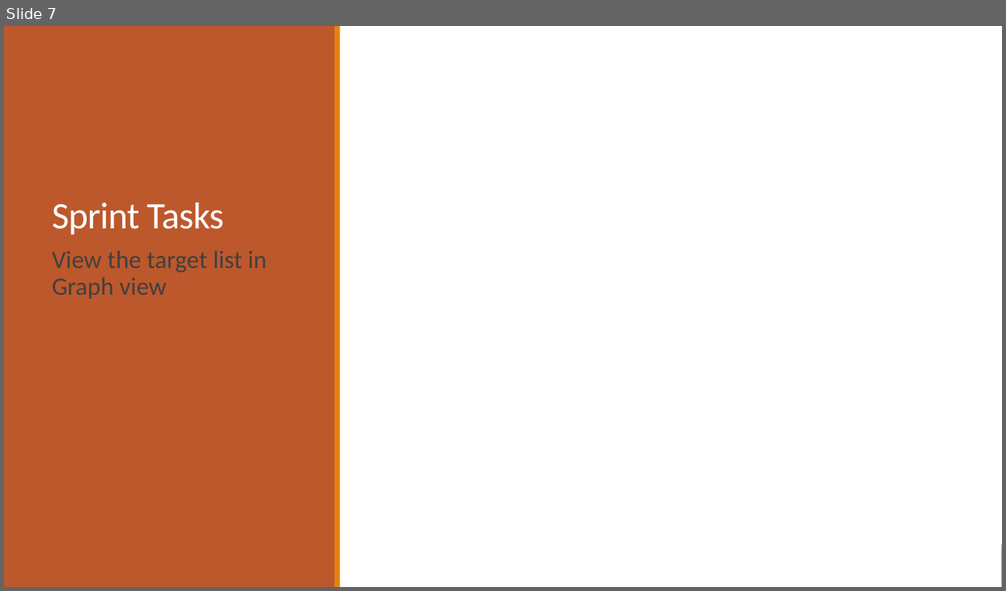
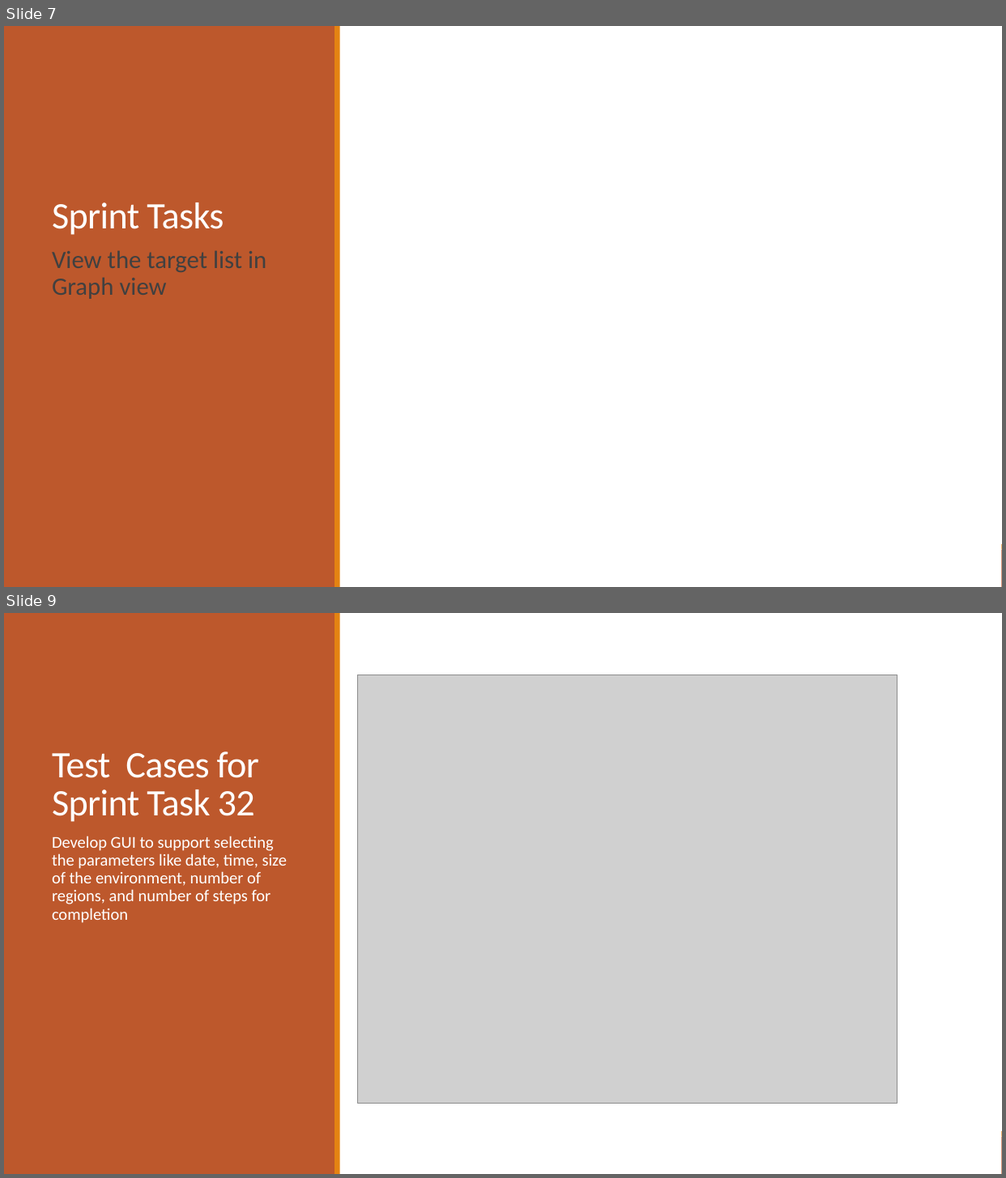
Before and after one commit to 2012215434/CS744, a slide deck: documents/set5/Presentation5.pptx. Shown one above the other, each under a label of ours: slide 7 before the commit, slides 7 and 9 after it; the slides between them are not shown. The pictures are 1006x591 and 1006x1178 pixels, drawn with LibreOffice and Linux fonts; fonts in the diff are those of the drawing; grey boxes stand for pictures. Boxes give left, top, right and bottom in pixels: in the first picture for what was removed or moved away, otherwise in the second. Text is boxed around its words. In the diff, an @@ line names an element or a change of style, - is before the commit and + after.

Commit message:
add test cases

```diff
--- a/documents/set5/Presentation5.pptx
+++ b/documents/set5/Presentation5.pptx
@@ slide 9 added at box(4, 613, 1002, 1174), background #FFFFFF; not listed: 2 template elements that a slide beside it also shows @@
@@ rectangle added at box(4, 613, 1002, 1174), fill #FFFFFF @@
@@ rectangle added at box(4, 613, 335, 1174), fill #BD582C @@
@@ rectangle added at box(335, 613, 340, 1174), fill #E48312 @@
@@ picture added at box(358, 675, 898, 1103) @@
@@ title added at box(52, 752, 259, 822), 36 pt, text #FFFFFF @@
+Test Cases for
+Sprint Task 32
@@ text added at box(52, 836, 288, 923), 16 pt, text #FFFFFF @@
+  Develop GUI to support selecting the parameters like date, time, size of the environment, number of regions, and number of steps for completion
```
Also in this commit, not shown: 1 slide changed, 1 other slide added, 1 other file.
